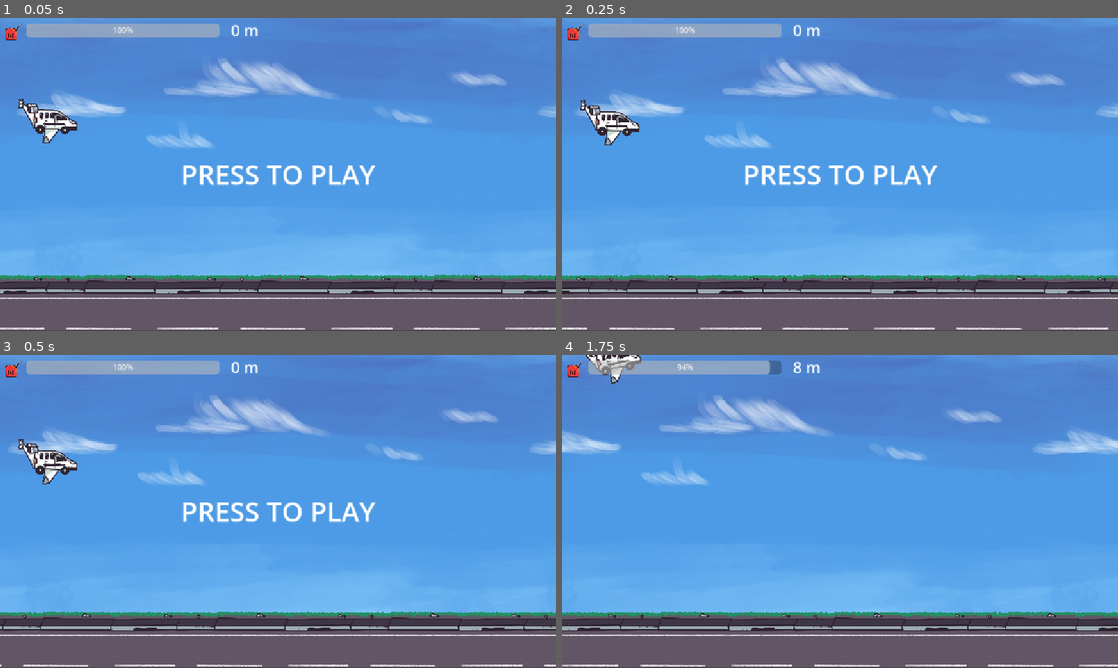
Above: before the commit, frames 1-4 (two rows, left to right).
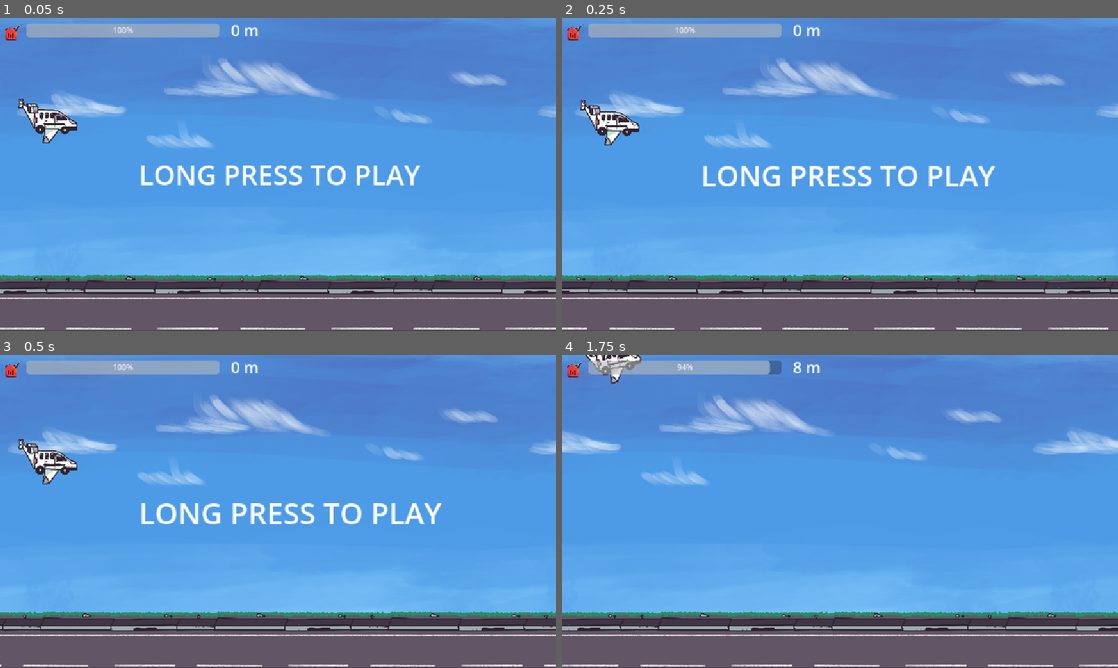
Above: after the commit, the same moments.

Repository: YannLeon/kerosene
Game: Godot game, scene res://scenes/main.tscn
Two runs of this game, one before a commit and one after it. Both use one fixed random seed, a clock stepped at 60 frames per second and the inputs below.
Inputs (mouse positions are in pixels of both pictures, inside the frame that each line leads up to):
- Up to frame 1 (0.05 s): no input
- Up to frame 2 (0.25 s): no input
- Up to frame 3 (0.5 s): no input
- Up to frame 4 (1.75 s): tap Enter at 0.5 s; move the mouse to (962, 495) at 0.52 s; press the mouse at (962, 495) at 0.53 s; move the mouse to (728, 527) at 1.27 s; release the mouse at (728, 527) at 1.28 s; click (728, 527) at 1.35 s

The runs differ from the first frame. In frame 1, 1.7% of the frame differs, in the area x 25-76%, y 47-54%; in frame 2, 1.9%; in frame 3, 1.9%, in the area x 25-80%, y 47-54%; in frame 4, nothing differs.

Commit message:
add crash

Diff:
--- a/scenes/gerican.gd
+++ b/scenes/gerican.gd
@@ -1,5 +1,6 @@
 extends Node2D
 @onready var animation_player: AnimationPlayer = $AnimationPlayer
+@onready var audio_stream_player: AudioStreamPlayer = $AudioStreamPlayer
 
 var collected: bool = false
 
@@ -14,6 +15,7 @@
 		return
 	collected = true
 	animation_player.play("collect")
+	audio_stream_player.play()
 	FuelStore.add_fuel(50)
 
 func _on_animation_finished(anim_name: String) -> void:
--- a/scenes/gerican.tscn
+++ b/scenes/gerican.tscn
@@ -9,6 +9,7 @@
 [ext_resource type="Texture2D" uid="uid://byv5oejk0hqan" path="res://assets/entities/gerican/image0005.png" id="6_clj73"]
 [ext_resource type="Texture2D" uid="uid://uij38huuj2qh" path="res://assets/entities/gerican/image0006.png" id="7_gpf38"]
 [ext_resource type="Texture2D" uid="uid://d2ej5u3463id2" path="res://assets/entities/gerican/image0007.png" id="8_u60tt"]
+[ext_resource type="AudioStream" uid="uid://j6r40aampjxl" path="res://assets/water_sfx.mp3" id="10_2mncu"]
 
 [sub_resource type="SpriteFrames" id="SpriteFrames_plhpo"]
 animations = [{
@@ -106,4 +107,8 @@
 &"": SubResource("AnimationLibrary_65a2p")
 }
 
+[node name="AudioStreamPlayer" type="AudioStreamPlayer" parent="."]
+stream = ExtResource("10_2mncu")
+volume_db = 3.0
+
 [connection signal="body_shape_entered" from="Area2D" to="." method="_on_area_2d_body_shape_entered"]
--- a/scenes/main.gd
+++ b/scenes/main.gd
@@ -5,9 +5,9 @@
 @onready var player: Node2D = $Player
 @onready var camera: Camera2D = $Camera2D
 @onready var ennemy_spawner: Node2D = %EnnemySpawner
-@onready var press_to_play_label: Label = $HUD/PressToPlay  # Add this in the scene
 @onready var fuel_spawner: Node2D = %FuelSpawner
 @onready var audio_stream_player: AudioStreamPlayer = $AudioStreamPlayer
+@onready var press_to_play_label: Label = %PressToPlay
 
 var speed: float = 200.0
 const party_acceleration: float = 2.0
--- a/scenes/main.tscn
+++ b/scenes/main.tscn
@@ -19,6 +19,67 @@
 [sub_resource type="LabelSettings" id="LabelSettings_choun"]
 font_size = 56
 
+[sub_resource type="Animation" id="Animation_choun"]
+resource_name = "Press to play"
+loop_mode = 1
+tracks/0/type = "value"
+tracks/0/imported = false
+tracks/0/enabled = true
+tracks/0/path = NodePath("HUD/VBoxContainer2/HBoxContainer/PressToPlay:scale")
+tracks/0/interp = 1
+tracks/0/loop_wrap = true
+tracks/0/keys = {
+"times": PackedFloat32Array(0, 0.433333),
+"transitions": PackedFloat32Array(1, 1),
+"update": 0,
+"values": [Vector2(1, 1), Vector2(1.1, 1.1)]
+}
+tracks/1/type = "value"
+tracks/1/imported = false
+tracks/1/enabled = false
+tracks/1/path = NodePath("HUD/VBoxContainer2/HBoxContainer/PressToPlay:position:x")
+tracks/1/interp = 1
+tracks/1/loop_wrap = true
+tracks/1/keys = {
+"times": PackedFloat32Array(0, 0.433333),
+"transitions": PackedFloat32Array(1, 1),
+"update": 0,
+"values": [0.0, Vector2(-10, 0)]
+}
+
+[sub_resource type="Animation" id="Animation_ya4ey"]
+length = 0.001
+tracks/0/type = "value"
+tracks/0/imported = false
+tracks/0/enabled = true
+tracks/0/path = NodePath("HUD/VBoxContainer2/HBoxContainer/PressToPlay:scale")
+tracks/0/interp = 1
+tracks/0/loop_wrap = true
+tracks/0/keys = {
+"times": PackedFloat32Array(0),
+"transitions": PackedFloat32Array(1),
+"update": 0,
+"values": [Vector2(1, 1)]
+}
+tracks/1/type = "value"
+tracks/1/imported = false
+tracks/1/enabled = true
+tracks/1/path = NodePath("HUD/VBoxContainer2/HBoxContainer/PressToPlay:position:x")
+tracks/1/interp = 1
+tracks/1/loop_wrap = true
+tracks/1/keys = {
+"times": PackedFloat32Array(0),
+"transitions": PackedFloat32Array(1),
+"update": 0,
+"values": [0.0]
+}
+
+[sub_resource type="AnimationLibrary" id="AnimationLibrary_eb6dy"]
+_data = {
+&"Press to play": SubResource("Animation_choun"),
+&"RESET": SubResource("Animation_ya4ey")
+}
+
 [node name="Main" type="Node2D"]
 script = ExtResource("1_jyhfs")
 
@@ -66,6 +127,7 @@
 
 [node name="AudioStreamPlayer" type="AudioStreamPlayer" parent="."]
 stream = ExtResource("6_choun")
+volume_db = -5.0
 playback_type = 1
 
 [node name="HUD" type="CanvasLayer" parent="."]
@@ -104,16 +166,24 @@
 text = "0 m"
 label_settings = SubResource("LabelSettings_o6xl0")
 
-[node name="PressToPlay" type="Label" parent="HUD"]
+[node name="VBoxContainer2" type="VBoxContainer" parent="HUD"]
 anchors_preset = 15
 anchor_right = 1.0
 anchor_bottom = 1.0
 grow_horizontal = 2
 grow_vertical = 2
-text = "PRESS TO PLAY"
+alignment = 1
+
+[node name="HBoxContainer" type="HBoxContainer" parent="HUD/VBoxContainer2"]
+layout_mode = 2
+alignment = 1
+
+[node name="PressToPlay" type="Label" parent="HUD/VBoxContainer2/HBoxContainer"]
+unique_name_in_owner = true
+layout_mode = 2
+size_flags_horizontal = 0
+text = "LONG PRESS TO PLAY"
 label_settings = SubResource("LabelSettings_choun")
-horizontal_alignment = 1
-vertical_alignment = 1
 
 [node name="FuelSpawner" parent="." instance=ExtResource("8_85g3d")]
 unique_name_in_owner = true
@@ -125,4 +195,10 @@
 min_spawn_time = 2.0
 max_spawn_time = 6.0
 
+[node name="AnimationPlayer" type="AnimationPlayer" parent="."]
+libraries = {
+&"": SubResource("AnimationLibrary_eb6dy")
+}
+autoplay = "Press to play"
+
 [connection signal="body_entered" from="DeathZone" to="." method="_on_death_zone_body_entered"]
--- a/scenes/player.gd
+++ b/scenes/player.gd
@@ -22,6 +22,8 @@
 var state: State = State.NORMAL
 
 @onready var sprite: AnimatedSprite2D = $AnimatedSprite2D
+@onready var audio_stream_player: AudioStreamPlayer = $AudioStreamPlayer
+@onready var smoke_trail: GPUParticles2D = $SmokeTrail
 
 func _ready() -> void:
 	GlobalEvents.ennemyhit.connect(_on_ennemy_hit)
@@ -30,7 +32,9 @@
 
 func _on_ennemy_hit(body: Node2D) -> void:
 	if body == self && game_started:
+		smoke_trail.emitting = true
 		state = State.CRASHING
+		audio_stream_player.play()
 		print("Player is crashing from global event!")
 
 
--- a/scenes/player.tscn
+++ b/scenes/player.tscn
@@ -1,8 +1,9 @@
-[gd_scene load_steps=5 format=3 uid="uid://duika4wlt4am0"]
+[gd_scene load_steps=11 format=3 uid="uid://duika4wlt4am0"]
 
 [ext_resource type="Texture2D" uid="uid://rlkfp8fdv2sl" path="res://assets/player/player.png" id="1_3vyb7"]
 [ext_resource type="Script" uid="uid://celaiunpx2jkg" path="res://scenes/player.gd" id="1_g2els"]
 [ext_resource type="Texture2D" uid="uid://cjymln2uy4a3p" path="res://assets/player/player2.png" id="3_qhqgy"]
+[ext_resource type="AudioStream" uid="uid://l3lwsigf1lhg" path="res://assets/crash_sfx.mp3" id="4_dqkch"]
 
 [sub_resource type="SpriteFrames" id="SpriteFrames_dqkch"]
 animations = [{
@@ -23,6 +24,34 @@
 "speed": 5.0
 }]
 
+[sub_resource type="Gradient" id="Gradient_dqkch"]
+colors = PackedColorArray(0.180392, 0.133333, 0.184314, 1, 1, 1, 1, 0)
+
+[sub_resource type="GradientTexture1D" id="GradientTexture1D_qlg0r"]
+gradient = SubResource("Gradient_dqkch")
+
+[sub_resource type="Curve" id="Curve_tuyoq"]
+_data = [Vector2(0, 1), 0.0, 0.0, 0, 0, Vector2(1, 1), 0.0, 0.0, 0, 0]
+point_count = 2
+
+[sub_resource type="CurveTexture" id="CurveTexture_fjrip"]
+curve = SubResource("Curve_tuyoq")
+
+[sub_resource type="ParticleProcessMaterial" id="ParticleProcessMaterial_smehm"]
+lifetime_randomness = 0.16
+particle_flag_disable_z = true
+inherit_velocity_ratio = 0.7
+direction = Vector3(0, -1, 0)
+spread = 15.0
+initial_velocity_min = 150.0
+initial_velocity_max = 200.0
+gravity = Vector3(0, 0, 0)
+scale_min = 5.0
+scale_max = 15.0
+scale_curve = SubResource("CurveTexture_fjrip")
+color = Color(0.180392, 0.133333, 0.184314, 1)
+color_ramp = SubResource("GradientTexture1D_qlg0r")
+
 [node name="Player" type="CharacterBody2D" groups=["player"]]
 script = ExtResource("1_g2els")
 
@@ -35,3 +64,16 @@
 [node name="CollisionShape2D" type="CollisionPolygon2D" parent="."]
 position = Vector2(24.5, 38.5)
 polygon = PackedVector2Array(-29.5, 14.5, 27.5, 21.5, 95.5, 20.5, 91.5, -13.5, 55.5, -29.5, 12.5, -58.5, -72.5, -61.5, -81.5, 9.5)
+
+[node name="AudioStreamPlayer" type="AudioStreamPlayer" parent="."]
+stream = ExtResource("4_dqkch")
+volume_db = -8.0
+mix_target = 2
+
+[node name="SmokeTrail" type="GPUParticles2D" parent="."]
+process_mode = 3
+position = Vector2(-83, -25)
+emitting = false
+amount = 200
+lifetime = 2.0
+process_material = SubResource("ParticleProcessMaterial_smehm")
Not shown, added: assets/crash_sfx.mp3.import
Not shown, added: assets/water_sfx.mp3.import
Not shown: 1 places in scenes/gerican.tscn that only renumber resources
Not shown: 1 places in scenes/main.tscn that only renumber resources
Not shown, added: assets/crash_sfx.mp3
Not shown, added: assets/water_sfx.mp3
